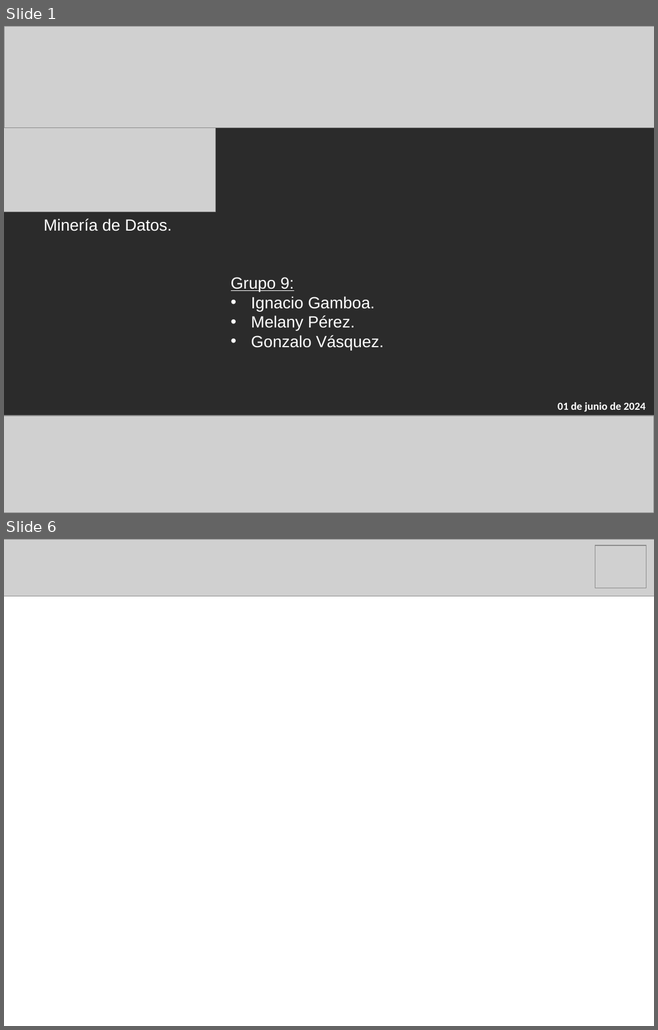
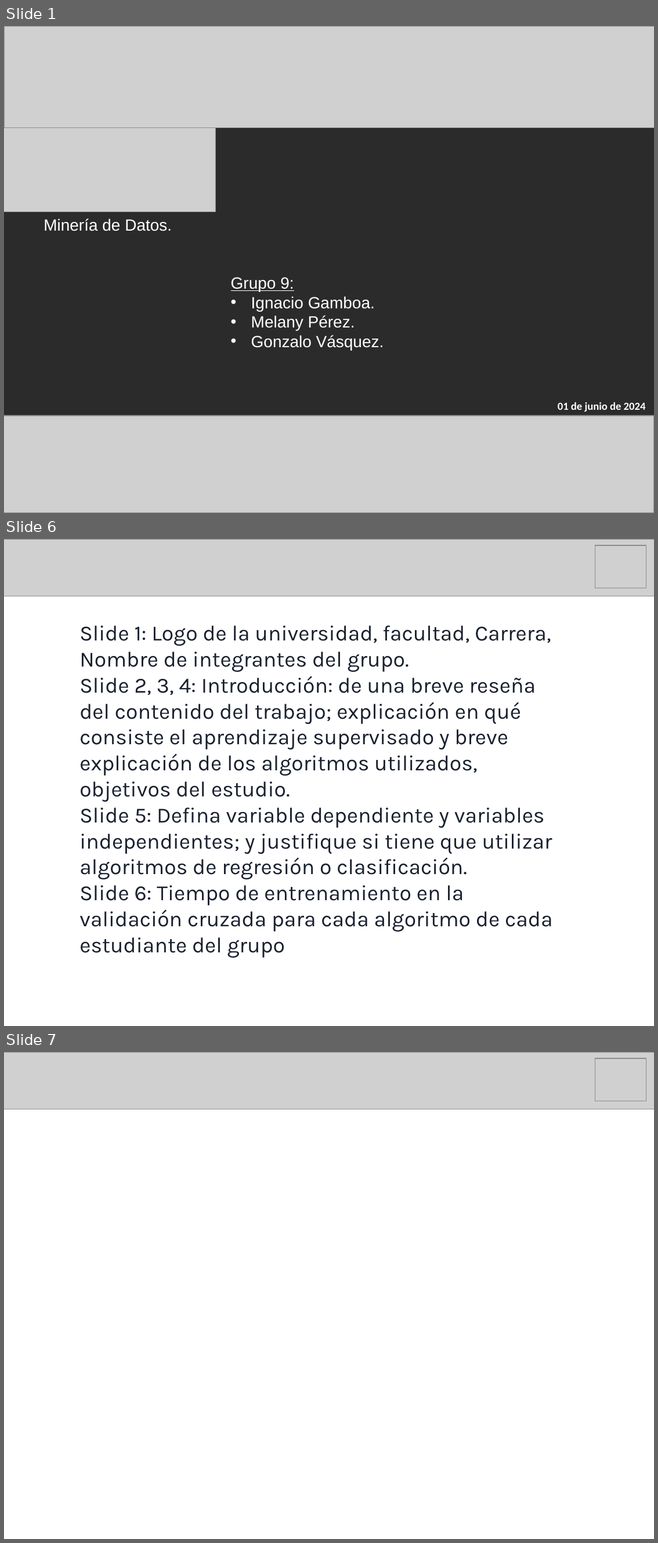
Before and after one commit to IgnGGA/grupo9, a slide deck: presentación/presentaciónDosMineriaDeDatos.pptx. Shown one above the other, each under a label of ours: slides 1 and 6 before the commit, slides 1, 6 and 7 after it; the slides between them are not shown. The pictures are 658x1030 and 658x1543 pixels, drawn with LibreOffice and Linux fonts; fonts in the diff are those of the drawing; grey boxes stand for pictures; background and template pictures are left out; a plain dark background stands for a picture behind light text. Boxes give left, top, right and bottom in pixels: in the first picture for what was removed or moved away, otherwise in the second. Text is boxed around its words. In the diff, an @@ line names an element or a change of style, - is before the commit and + after.

```diff
--- a/presentación/presentaciónDosMineriaDeDatos.pptx
+++ b/presentación/presentaciónDosMineriaDeDatos.pptx
@@ slide 6 added at (4, 539, 654, 1026), background #FFFFFF @@
@@ picture added at (4, 539, 654, 596) @@
@@ picture added at (594, 545, 646, 588) @@
@@ text added at (79, 625, 552, 958), 24 pt, text #19202E @@
+Slide 1: Logo de la universidad, facultad, Carrera, Nombre de integrantes del grupo.
+Slide 2, 3, 4: Introducción: de una breve reseña del contenido del trabajo; explicación en qué consiste el aprendizaje supervisado y breve explicación de los algoritmos utilizados, objetivos del estudio.
+Slide 5: Defina variable dependiente y variables independientes; y justifique si tiene que utilizar algoritmos de regresión o clasificación.
+Slide 6: Tiempo de entrenamiento en la validación cruzada para cada algoritmo de cada estudiante del grupo
@@ what was slide 6 is now slide 7 @@
```
Also in this commit, not shown: 1 slide changed, 3 other slides added, 3 slides removed, 1 other file.
